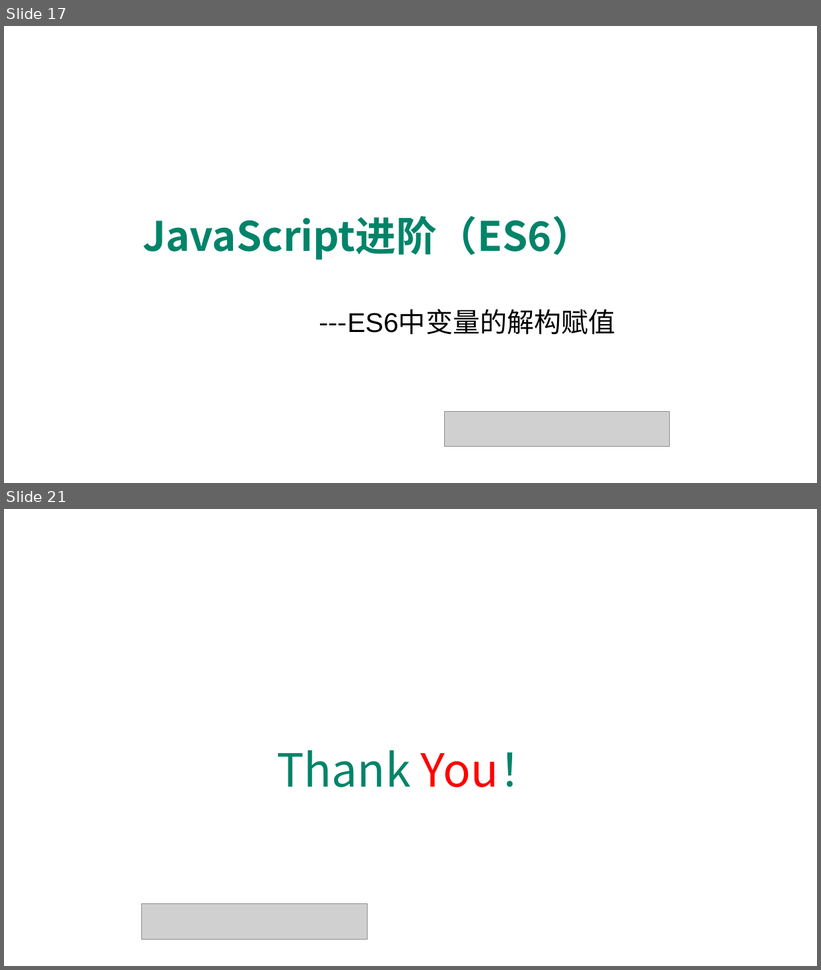
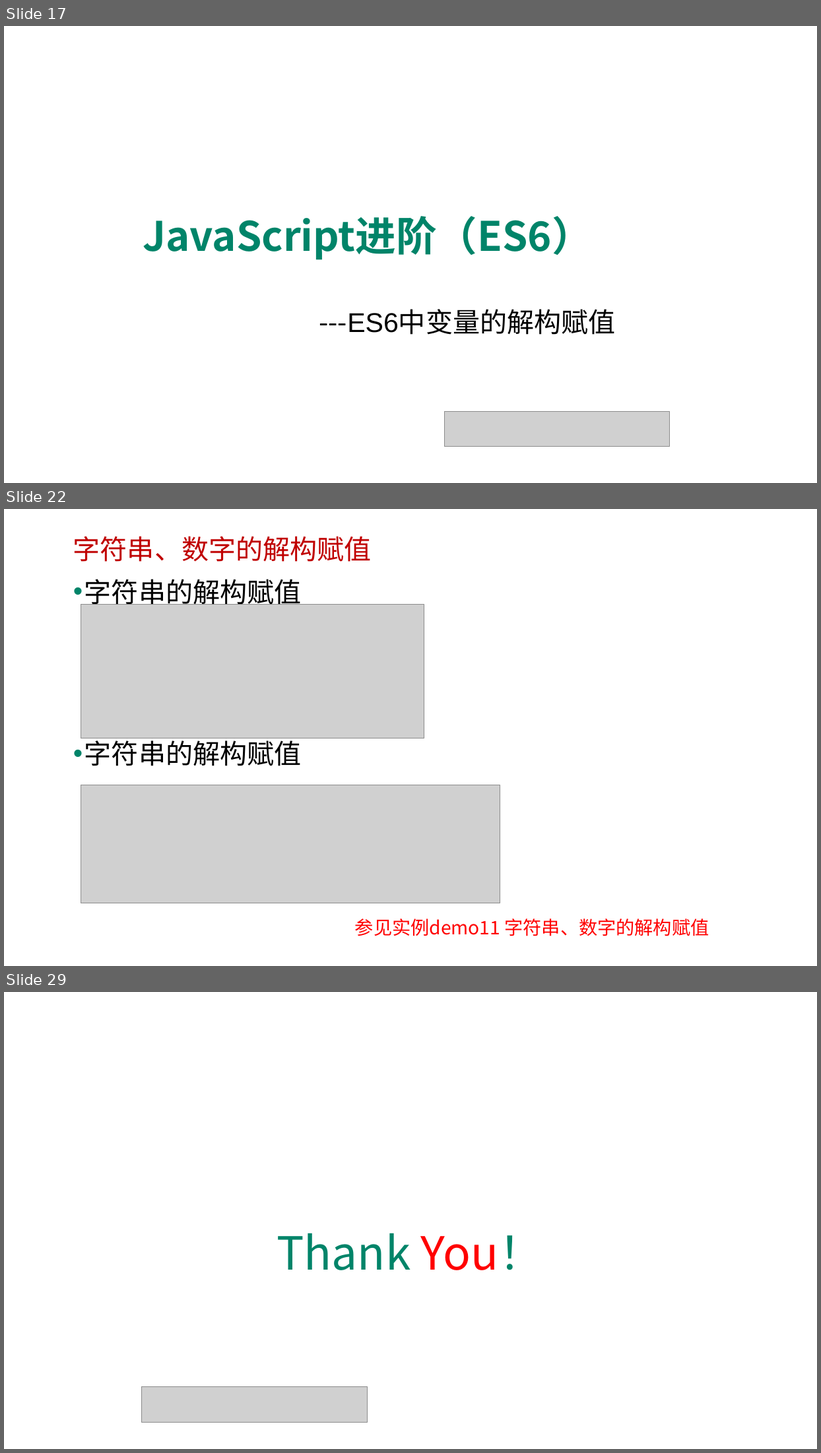
Before and after one commit to edu2act/course-javascript-advanced, a slide deck: 课程PPT/13.ECMAScript 6 一.pptx. Shown one above the other, each under a label of ours: slides 17 and 21 before the commit, slides 17, 22 and 29 after it; the slides between them are not shown. The pictures are 821x970 and 821x1453 pixels, drawn with LibreOffice and Linux fonts; fonts in the diff are those of the drawing; grey boxes stand for pictures; background and template pictures are left out. Boxes give left, top, right and bottom in pixels: in the first picture for what was removed or moved away, otherwise in the second. Text is boxed around its words. In the diff, an @@ line names an element or a change of style, - is before the commit and + after.

```diff
--- a/课程PPT/13.ECMAScript 6 一.pptx
+++ b/课程PPT/13.ECMAScript 6 一.pptx
@@ slide 22 added at <box>4,509,817,966</box>, background picture (left out) @@
@@ text added at <box>73,536,372,562</box>, 32 pt, text #C00000 @@
+字符串、数字的解构赋值
@@ text added at <box>85,579,302,766</box>, 32 pt, text #000000 @@
+• 字符串的解构赋值
+• 字符串的解构赋值
@@ picture added at <box>81,605,424,739</box> @@
@@ picture added at <box>81,786,500,904</box> @@
@@ text added at <box>355,919,710,937</box>, 22 pt, text #FF0000 @@
+参见实例demo11 字符串、数字的解构赋值
@@ what was slide 21 is now slide 29 @@
```
Also in this commit, not shown: 3 slides changed, 7 other slides added, 6 other files.
